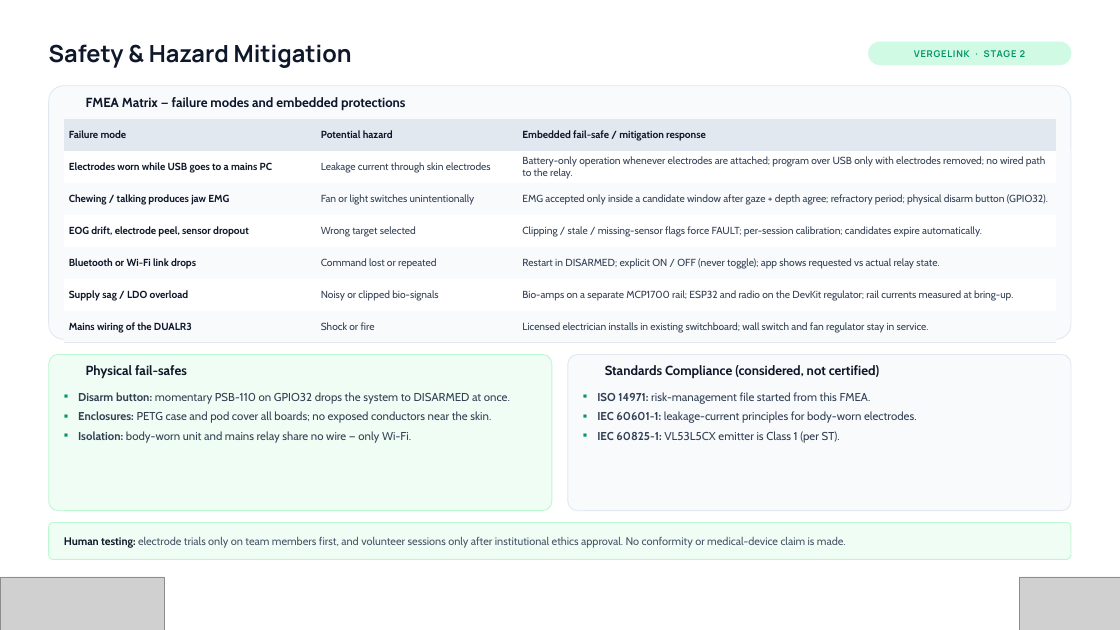
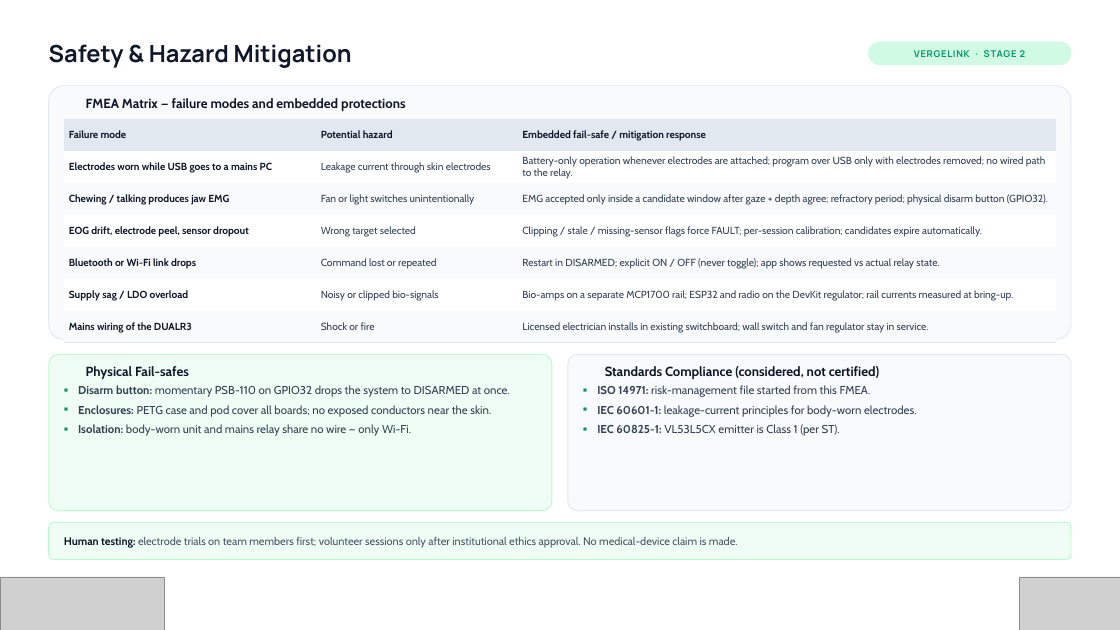
Before and after one commit to amalnathkp13-boop/vergelink, a slide deck: slide 14 of presentation/VergeLink_Vishwakarma_Stage2.pptx (slide 8 before the commit). Drawn at 1120x630 pixels with LibreOffice and Linux fonts; fonts in the diff are those of the drawing; grey boxes stand for pictures; background and template pictures are left out. Boxes give left, top, right and bottom in pixels: in the first picture for what was removed or moved away, otherwise in the second. Text is boxed around its words. In the diff, an @@ line names an element or a change of style, - is before the commit and + after.

```diff
--- a/presentation/VergeLink_Vishwakarma_Stage2.pptx
+++ b/presentation/VergeLink_Vishwakarma_Stage2.pptx
@@ text "Disarm button: momentary PSB-110 on ...": place and size @@
-text "Disarm button: momentary PSB-110 on ..." at (78, 392, 510, 443)
+text "Disarm button: momentary PSB-110 on ..." at (78, 385, 510, 436)
@@ text at (86, 366, 189, 380): text changed @@
-Physical fail-safes
+Physical Fail-safes
@@ text "ISO 14971: risk-management file started ...": place and size @@
-text "ISO 14971: risk-management file started ..." at (597, 392, 917, 443)
+text "ISO 14971: risk-management file started ..." at (597, 385, 917, 436)
@@ text at (64, 537, 738, 548): text changed @@
-Human testing: electrode trials only on team members first, and volunteer sessions only after institutional ethics approval. No conformity or medical-device claim is made.
+Human testing: electrode trials on team members first; volunteer sessions only after institutional ethics approval. No medical-device claim is made.
```
Also in this commit, not shown: 10 other slides changed, 7 slides added, 2 other files.
